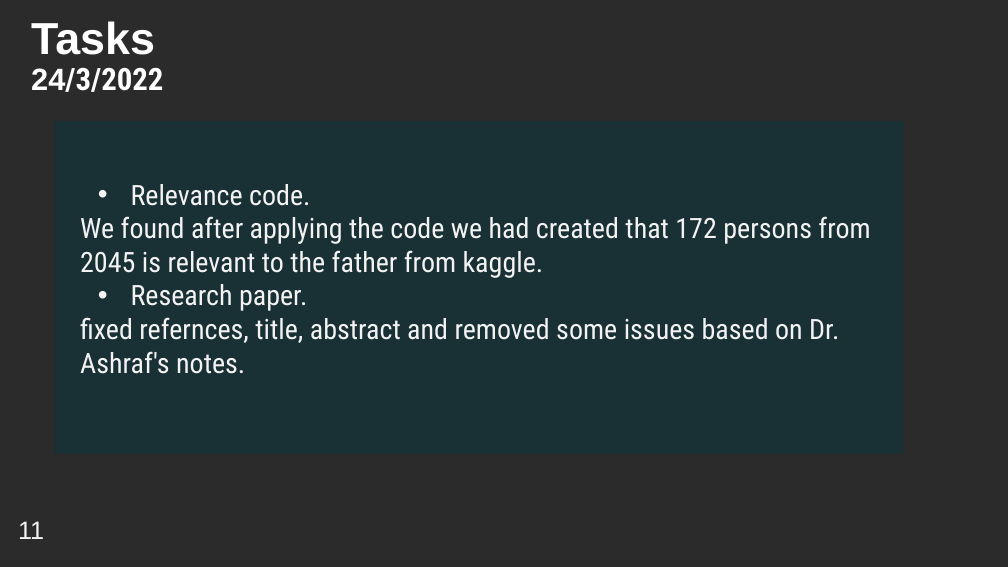
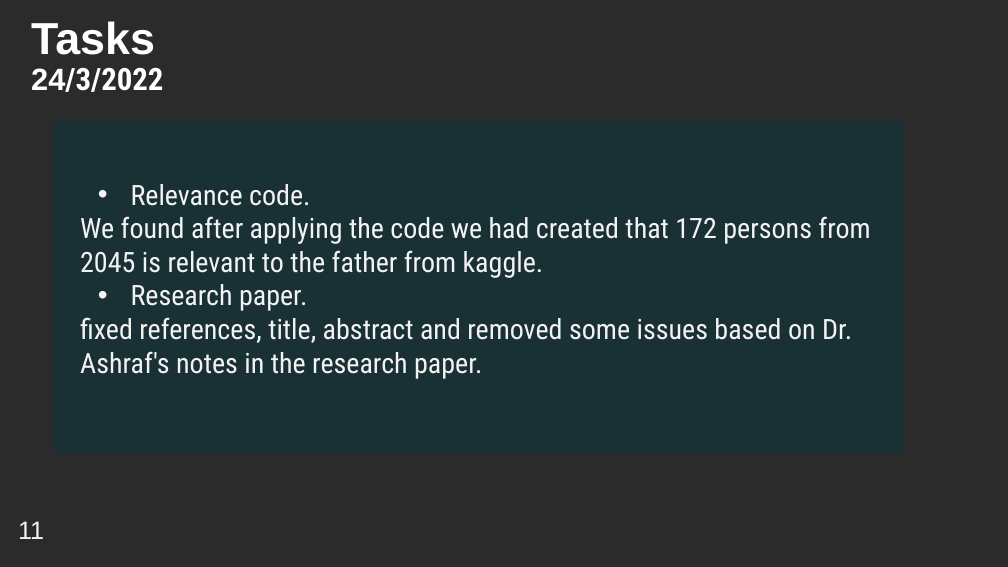
Before and after one commit to YoussifAssem/Genatac, a slide deck: slide 12 of E-Genetics/presentations/Genetcis-protoType.pptx. Drawn at 1008x567 pixels with LibreOffice and Linux fonts; fonts in the diff are those of the drawing; background and template pictures are left out; a plain dark background stands for a picture behind light text. Boxes give left, top, right and bottom in pixels: in the first picture for what was removed or moved away, otherwise in the second. Text is boxed around its words. In the diff, an @@ line names an element or a change of style, - is before the commit and + after.

```diff
--- a/E-Genetics/presentations/Genetcis-protoType.pptx
+++ b/E-Genetics/presentations/Genetcis-protoType.pptx
@@ text in rectangle at [80,317,852,379]: text changed @@
-fixed refernces, title, abstract and removed some issues based on Dr. Ashraf's notes.
+fixed references, title, abstract and removed some issues based on Dr. Ashraf's notes in the research paper.
```
Also in this commit, not shown: 7 other slides changed, 1 other file.
